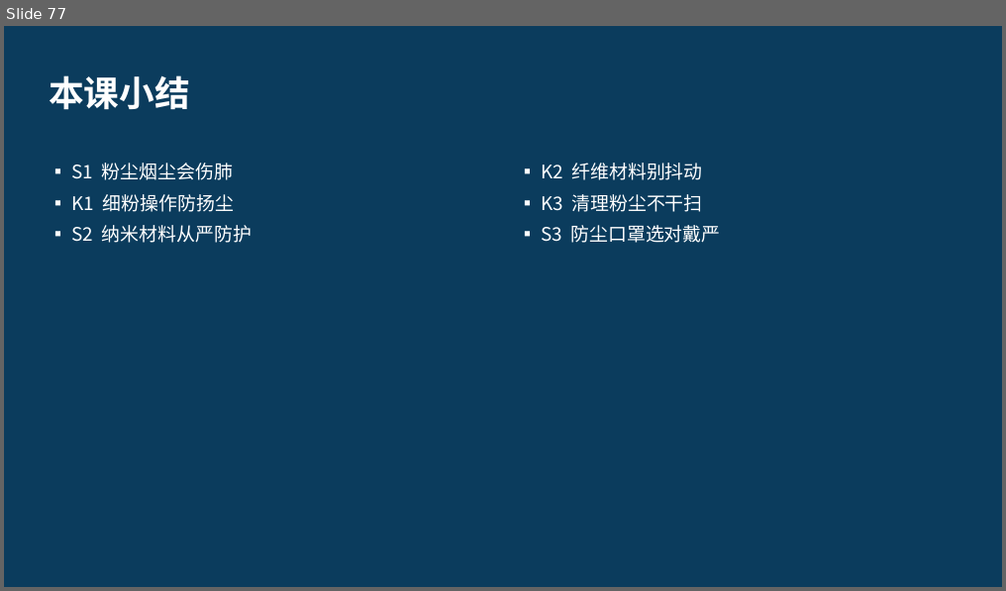
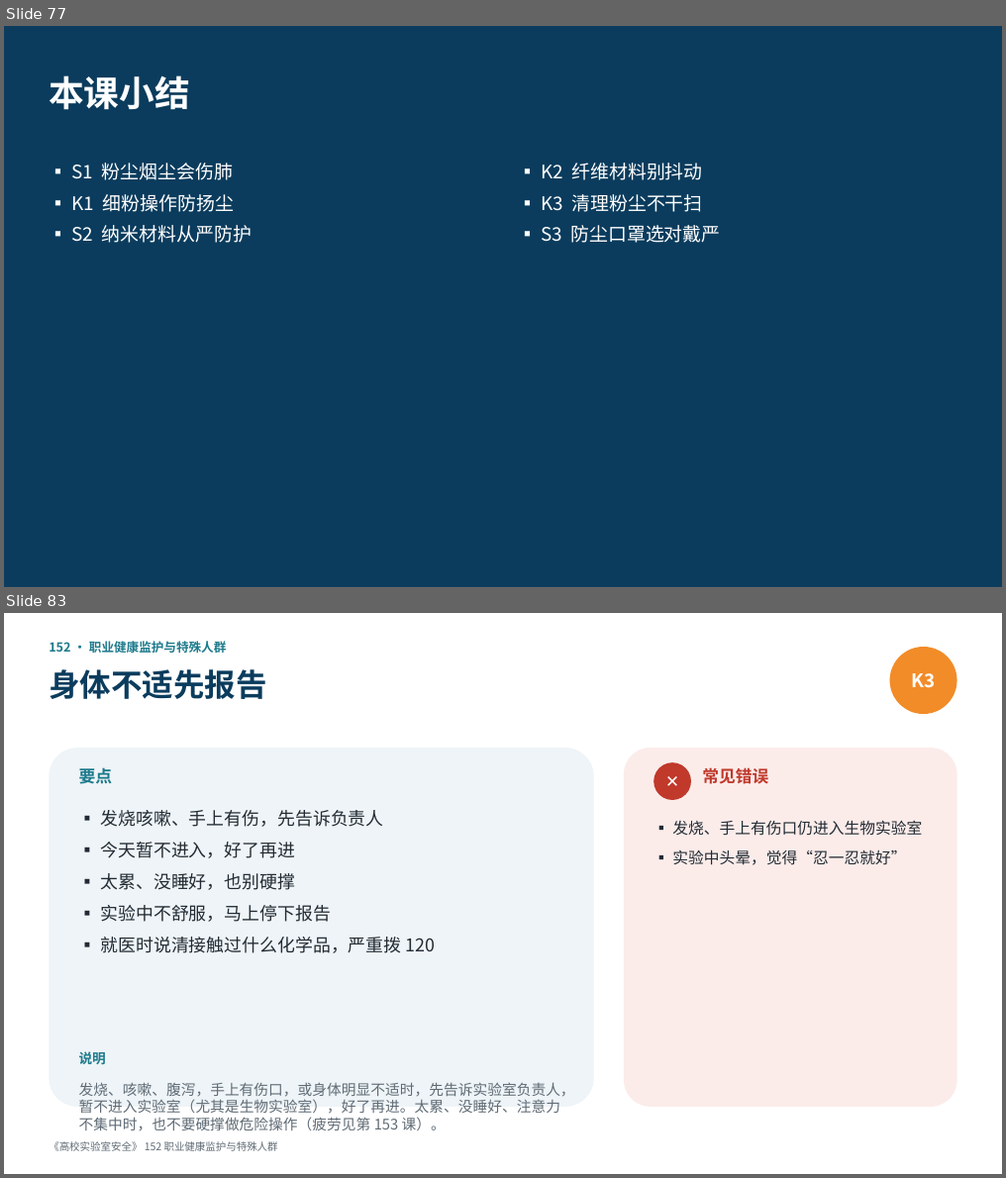
Before and after one commit to hanrongwx-max/videoyoutubo, a slide deck: course/高校实验室安全/课件/第13章_人机工效与职业健康.pptx. Shown one above the other, each under a label of ours: slide 77 before the commit, slides 77 and 83 after it; the slides between them are not shown. The pictures are 1006x591 and 1006x1178 pixels, drawn with LibreOffice and Linux fonts; fonts in the diff are those of the drawing. Boxes give left, top, right and bottom in pixels: in the first picture for what was removed or moved away, otherwise in the second. Text is boxed around its words. In the diff, an @@ line names an element or a change of style, - is before the commit and + after.

```diff
--- a/course/高校实验室安全/课件/第13章_人机工效与职业健康.pptx
+++ b/course/高校实验室安全/课件/第13章_人机工效与职业健康.pptx
@@ slide 83 added at [4, 613, 1002, 1174], background #FFFFFF @@
@@ text added at [49, 641, 226, 653], 12 pt, text #1D7A8C, bold @@
+152 · 职业健康监护与特殊人群
@@ text added at [49, 669, 266, 699], 30 pt, text #0B3C5D, bold @@
+身体不适先报告
@@ ellipse added at [890, 647, 957, 714], fill #F28C28, 18 pt, text #FFFFFF, bold @@
+K3
@@ rounded rectangle added at [49, 748, 594, 1107], fill #EEF4F7 @@
@@ rounded rectangle added at [624, 748, 957, 1107], fill #FBECEA @@
@@ text added at [79, 768, 113, 784], 16 pt, text #1D7A8C, bold @@
+要点
@@ ellipse added at [653, 762, 691, 800], fill #C0392B, 16 pt, text #FFFFFF, bold @@
+✕
@@ text added at [702, 768, 768, 784], 16 pt, text #C0392B, bold @@
+常见错误
@@ text added at [100, 810, 436, 954], 17 pt, text #222B33 @@
+▪ 发烧咳嗽、手上有伤，先告诉负责人
+▪ 今天暂不进入，好了再进
+▪ 太累、没睡好，也别硬撑
+▪ 实验中不舒服，马上停下报告
+▪ 就医时说清接触过什么化学品，严重拨 120
@@ text added at [672, 820, 922, 865], 15 pt, text #222B33 @@
+▪ 发烧、手上有伤口仍进入生物实验室
+▪ 实验中头晕，觉得“忍一忍就好”
@@ text added at [79, 1053, 106, 1064], 13 pt, text #1D7A8C, bold @@
+说明
@@ text added at [79, 1082, 575, 1131], 14 pt, text #5F6B75 @@
+发烧、咳嗽、腹泻，手上有伤口，或身体明显不适时，先告诉实验室负责人，暂不进入实验室（尤其是生物实验室），好了再进。太累、没睡好、注意力不集中时，也不要硬撑做危险操作（疲劳见第 153 课）。
@@ text added at [49, 1142, 278, 1152], 10 pt, text #5F6B75 @@
+《高校实验室安全》 152 职业健康监护与特殊人群
```
Also in this commit, not shown: 15 other slides added, 2 other files.
